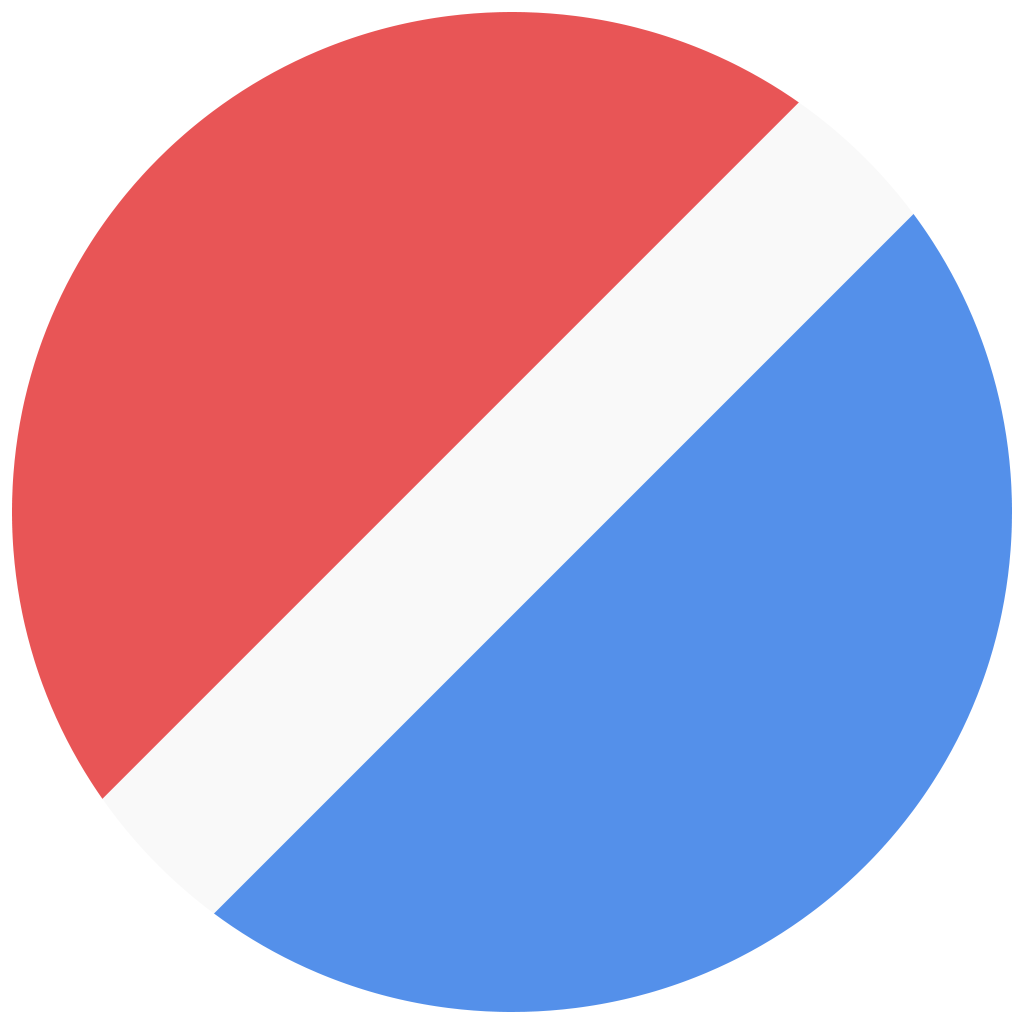
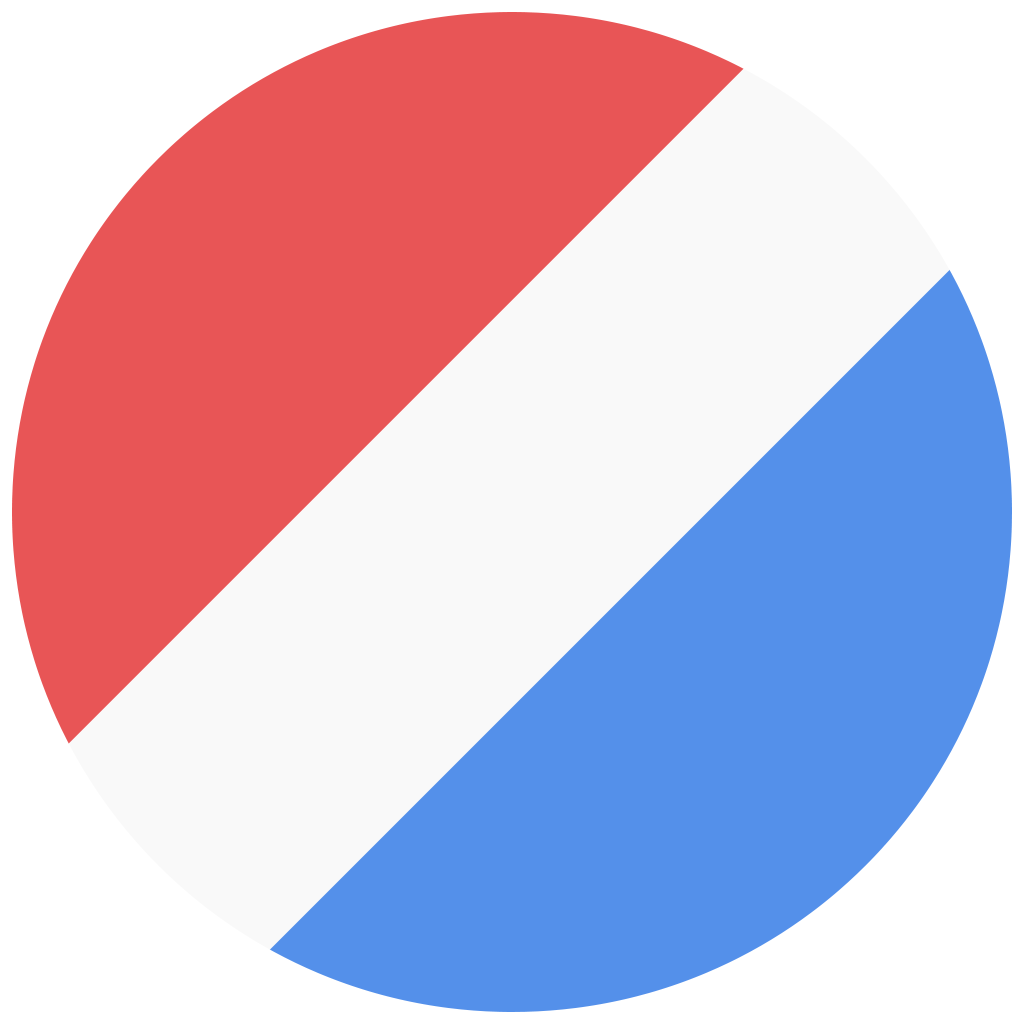
Layers edited between the first and the second (1024, 1024) image:
painted on "矩形 1" over [68, 68, 950, 950]
